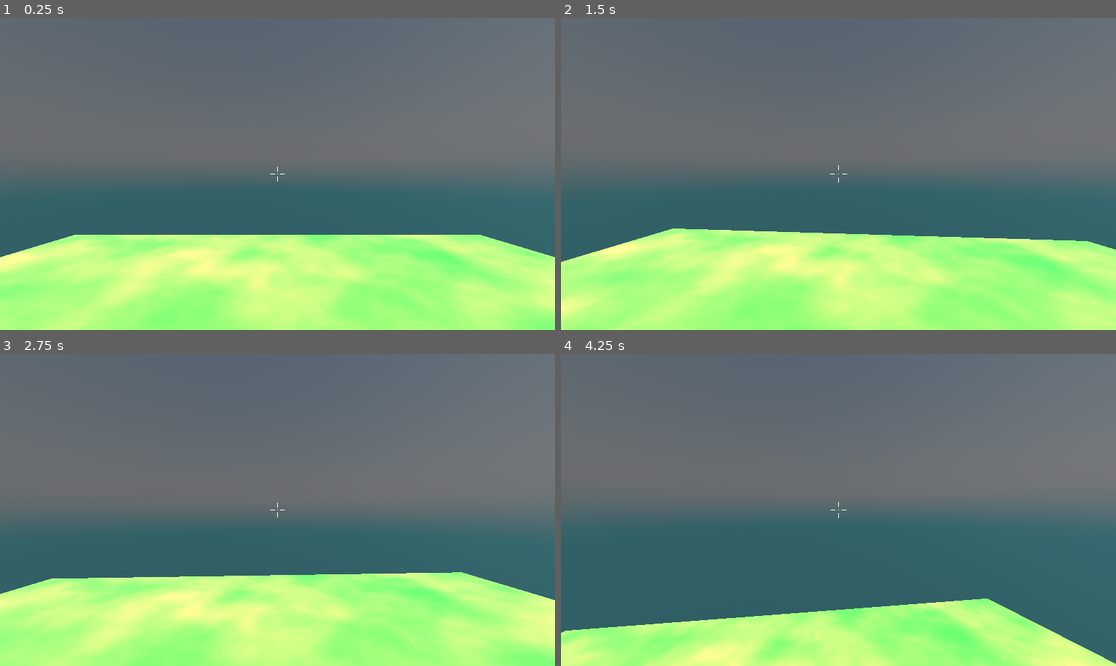
Above: before the commit, frames 1-4 (two rows, left to right).
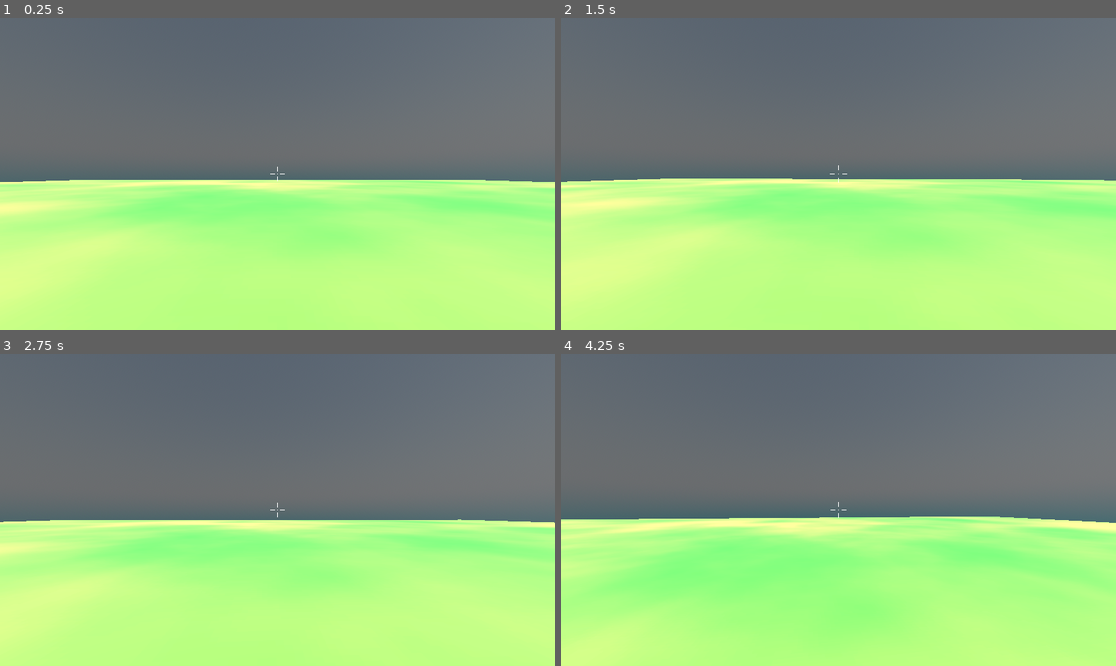
Above: after the commit, the same moments.

Repository: shajack2000/MonkeyBusiness
Game: Godot game, scene res://test_world.tscn
Same seed, same stepped clock (60 frames per second), same inputs: the game is played once before the commit and once after it.
Inputs (mouse positions are in pixels of both pictures, inside the frame that each line leads up to):
- Up to frame 1 (0.25 s): no input
- Up to frame 2 (1.5 s): tap Enter (ui_accept) at 0.5, 0.77 s; move the mouse to (866, 174) at 0.52 s; tap A (KEY_A) at 0.6 s; move the mouse to (810, 174) at 1.27 s; tap D (KEY_D) at 1.35 s
- Up to frame 3 (2.75 s): tap Enter (ui_accept) at 1.52 s; move the mouse to (288, 503) at 2.02 s; tap S (KEY_S) at 2.1 s
- Up to frame 4 (4.25 s): tap Enter (ui_accept) at 2.75, 3.02, 3.77 s; move the mouse to (832, 516) at 2.77 s; tap W (KEY_W) at 2.85 s; move the mouse to (877, 513) at 3.52 s; tap A (KEY_A) at 3.6 s

The runs differ from the first frame. In frame 1, 33% of the frame differs, in the area x 0-100%, y 51-100%; in frame 2, 34%; in frame 3, 32%; in frame 4, 40%, in the area x 0-100%, y 52-100%.

Commit message:
Add Isaac

Diff:
--- a/test_world.tscn
+++ b/test_world.tscn
@@ -1,6 +1,7 @@
-[gd_scene load_steps=9 format=3 uid="uid://uvj7jc7873do"]
+[gd_scene load_steps=11 format=3 uid="uid://uvj7jc7873do"]
 
 [ext_resource type="PackedScene" uid="uid://cc1m2a1obsyn4" path="res://addons/fpc/character.tscn" id="1_e18vq"]
+[ext_resource type="PackedScene" uid="uid://dexnbag2fu3n2" path="res://addons/kaykit_prototype_bits/Assets/gltf/Barrel_A.gltf" id="2_g01is"]
 
 [sub_resource type="Gradient" id="Gradient_ur0vy"]
 colors = PackedColorArray(0, 0.476245, 0.0193456, 1, 0.360494, 0.612721, 0.119744, 1)
@@ -30,6 +31,9 @@
 tonemap_mode = 1
 ssao_enabled = true
 
+[sub_resource type="CylinderShape3D" id="CylinderShape3D_ry0it"]
+height = 1.01194
+
 [node name="test_world" type="Node3D"]
 
 [node name="Character" parent="." instance=ExtResource("1_e18vq")]
@@ -37,7 +41,7 @@
 [node name="CSGBox3D" type="CSGBox3D" parent="."]
 transform = Transform3D(1, 0, 0, 0, 1, 0, 0, 0, 1, 0, -0.5, 0)
 use_collision = true
-size = Vector3(10, 1, 10)
+size = Vector3(100, 1, 100)
 material = SubResource("StandardMaterial3D_67ysu")
 
 [node name="WorldEnvironment" type="WorldEnvironment" parent="."]
@@ -47,3 +51,12 @@
 transform = Transform3D(0.87959, -0.436605, 0.188936, 0, 0.397148, 0.917755, -0.475732, -0.807248, 0.349328, 0, 0, 0)
 light_energy = 4.0
 shadow_enabled = true
+
+[node name="Barrel_A2" parent="." instance=ExtResource("2_g01is")]
+transform = Transform3D(1, 0, 0, 0, 1, 0, 0, 0, 1, -2.51793, 1.03943, 11.5557)
+
+[node name="RigidBody3D" type="RigidBody3D" parent="Barrel_A2"]
+transform = Transform3D(1, 0, 0, 0, 1, 0, 0, 0, 1, -0.00359845, 0.0140893, 0.00335503)
+
+[node name="CollisionShape3D" type="CollisionShape3D" parent="Barrel_A2/RigidBody3D"]
+shape = SubResource("CylinderShape3D_ry0it")
Not shown, added: addons/kaykit_prototype_bits/Assets/LICENSE.txt
Binary file added: addons/kaykit_prototype_bits/Assets/gltf/Barrel_A.bin
Not shown, added: addons/kaykit_prototype_bits/Assets/gltf/Barrel_A.gltf
Not shown, added: addons/kaykit_prototype_bits/Assets/gltf/Barrel_A.gltf.import
Binary file added: addons/kaykit_prototype_bits/Assets/gltf/Barrel_B.bin
Not shown, added: addons/kaykit_prototype_bits/Assets/gltf/Barrel_B.gltf
Not shown, added: addons/kaykit_prototype_bits/Assets/gltf/Barrel_B.gltf.import
Binary file added: addons/kaykit_prototype_bits/Assets/gltf/Barrel_C.bin
Not shown, added: addons/kaykit_prototype_bits/Assets/gltf/Barrel_C.gltf
Not shown, added: addons/kaykit_prototype_bits/Assets/gltf/Barrel_C.gltf.import
Binary file added: addons/kaykit_prototype_bits/Assets/gltf/Box_A.bin
Not shown, added: addons/kaykit_prototype_bits/Assets/gltf/Box_A.gltf
(and 442 more such lines)
